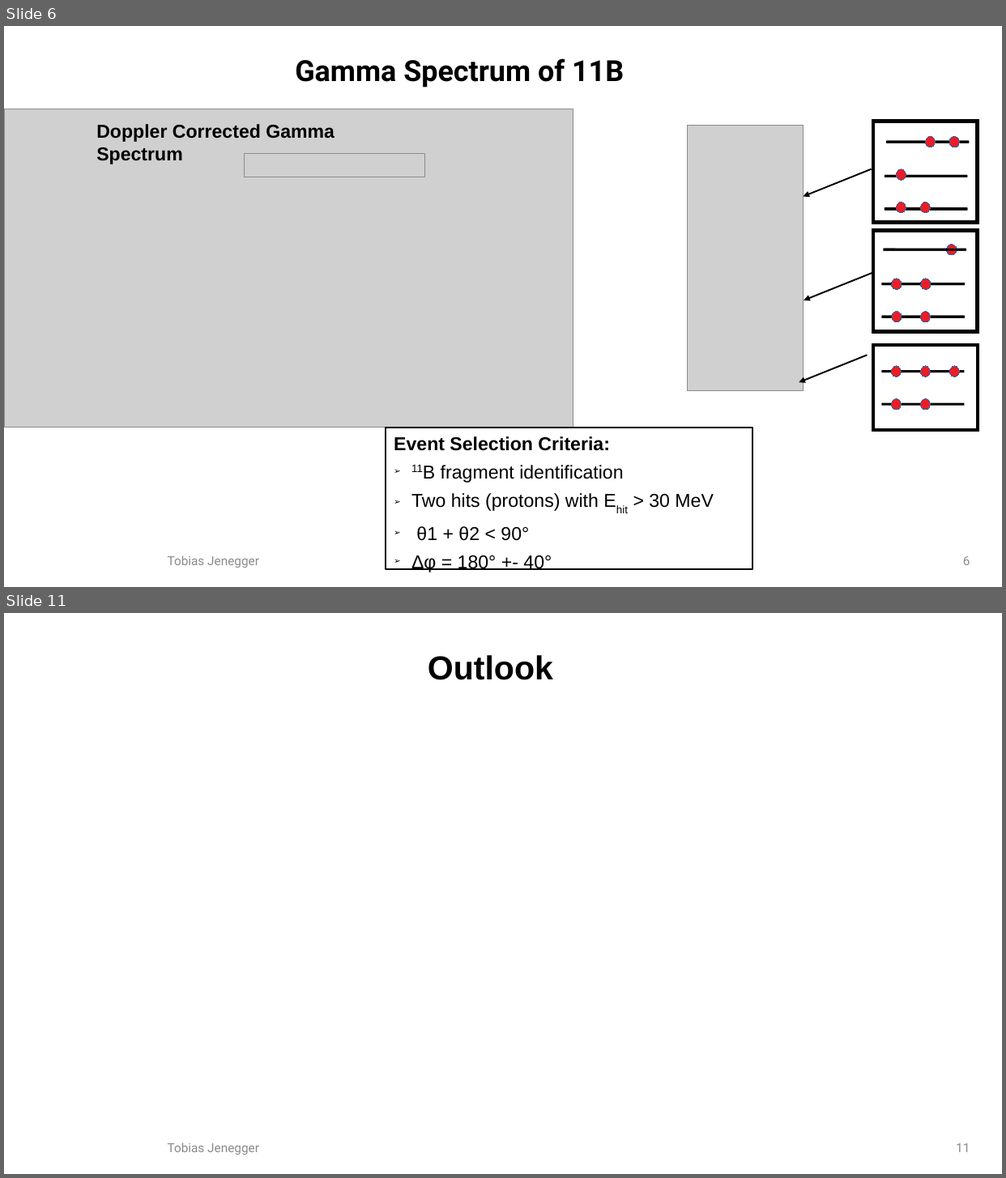
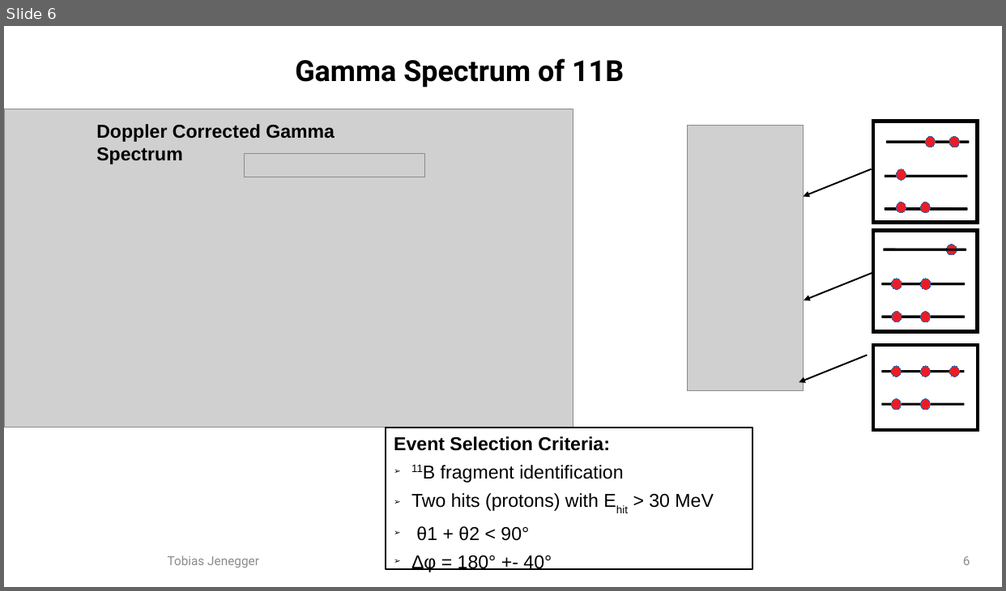
Before and after one commit to jenegger/r3bweek_2022, a slide deck: r3b_pres_2022.odp. Shown one above the other, each under a label of ours: slides 6 and 11 before the commit, slide 6 after it; the slides between them are not shown. The pictures are 1006x1178 and 1006x591 pixels, drawn with LibreOffice and Linux fonts; fonts in the diff are those of the drawing; grey boxes stand for pictures; background and template pictures are left out. Boxes give left, top, right and bottom in pixels: in the first picture for what was removed or moved away, otherwise in the second. Text is boxed around its words. In the diff, an @@ line names an element or a change of style, - is before the commit and + after.

```diff
--- a/r3b_pres_2022.odp
+++ b/r3b_pres_2022.odp
@@ slide 11 removed at (4,613,1002,1174), background #FFFFFF @@
@@ text removed at (428,655,553,680) @@
-Outlook
@@ rectangle removed at (130,1001,185,1053) @@
@@ text removed at (168,1143,259,1155) @@
-Tobias Jenegger
@@ page number removed at (956,1144,970,1152) @@
-11
```
Also in this commit, not shown: 7 slides changed, 2 slides added, 1 other slide removed, 6 other files.
